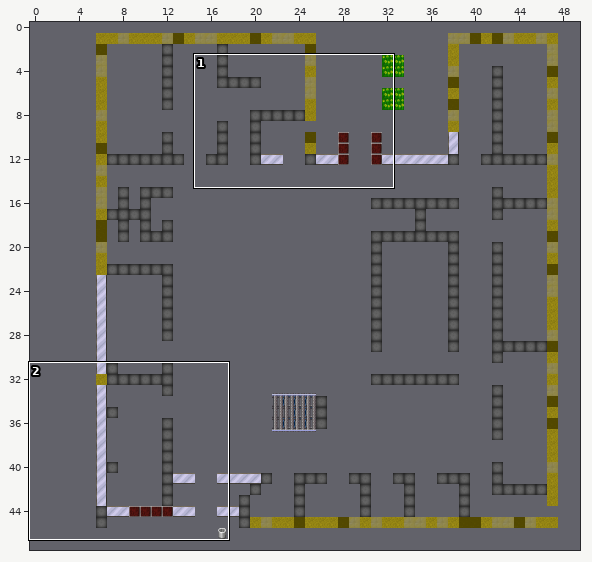
An edit to a level. Tiled map (JSON), Vorlage_fuer_Greifswald/maps/Greifswaldthirdfloor.json. The picture above shows the old version from afar; the outline marks the close-up.
Close-up. Before the edit:
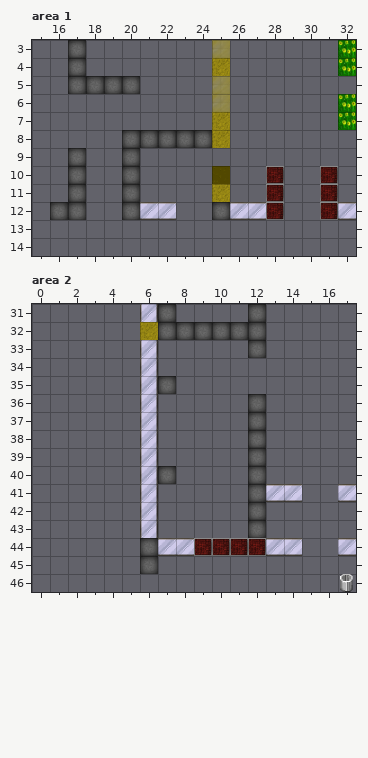
Cells are 32x32 px. Shown: area 1 x 15..32, y 3..14; area 2 x 0..17, y 31..46. The commit also changed other parts of the map, which this record leaves out.
Now the later version:
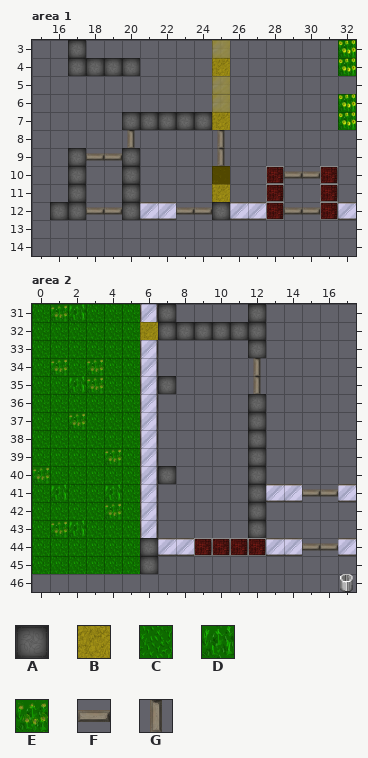
Key: from "floor": A 15, B 25, C 56, D 59, E 62; from "tileset_bjoern": F 48, G 56.
_ is an empty cell, # one hidden under a higher layer, . an unchanged one.
Tiles of an added or newly shown layer are drawn over the layers below it.
The exact change:
--- layer "Funktionen Waende", area 1
@@ x 17..20 @@
- 5 ####
+ 5 ____
@@ x 20..25 @@
- 8 ######
+ 8 ______
--- layer "Waende", area 1
@@ x 17..20 @@
- 4 .___
- 5 AAAA
+ 4 .AAA
+ 5 ____
@@ x 20..25 @@
- 7 _____.
- 8 AAAAAB
+ 7 AAAAA.
+ 8 ______
--- layer "Tueren" (added), area 1
@@ x 18..30 @@
- 8 .._...._.....
- 9 __....._.....
-10 ...........__
+ 8 ..G....G.....
+ 9 FF.....G.....
+10 ...........FF
@@ x 18..30 @@
-12 __...__....__
+12 FF...FF....FF
--- layer "Boden", area 2
@@ x 0..5 @@
-31 ______
-32 ______
-33 ______
-34 ______
-35 ______
-36 ______
-37 ______
-38 ______
-39 ______
-40 ______
-41 ______
-42 ______
-43 ______
-44 ______
-45 ______
+31 CEDCCC
+32 CCCCCC
+33 CCCCCC
+34 CECECC
+35 CCDECC
+36 CCCCCC
+37 CCECCC
+38 CCCCCC
+39 CCCCEC
+40 ECCCCC
+41 CDCCDC
+42 CCCCEC
+43 CEDCCC
+44 CCCCCC
+45 CCCCCC
--- layer "Tueren" (added), area 2
@@ x 12..12 @@
-34 _
-35 _
+34 G
+35 G
@@ x 15..16 @@
-41 __
+41 FF
@@ x 15..16 @@
-44 __
+44 FF
